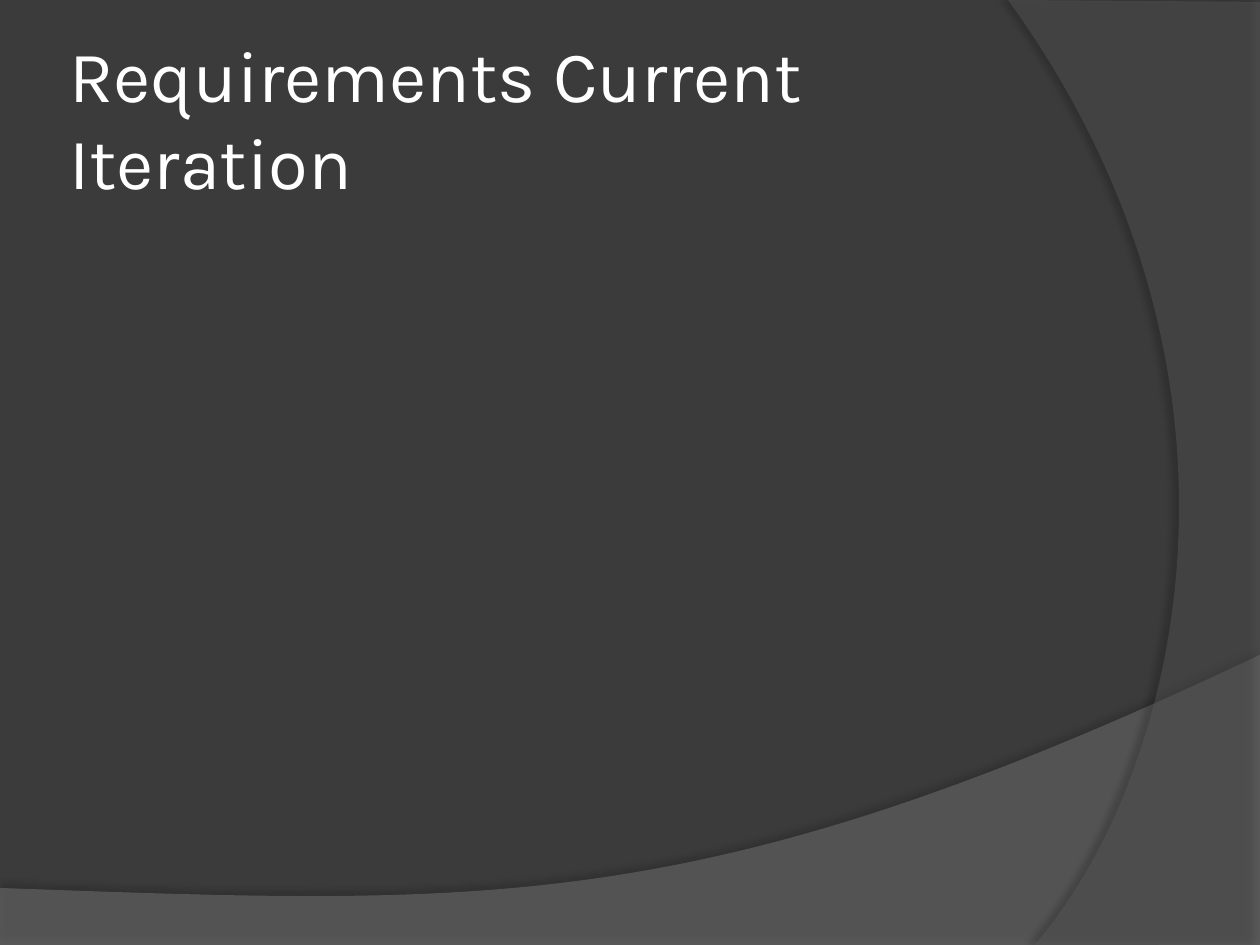
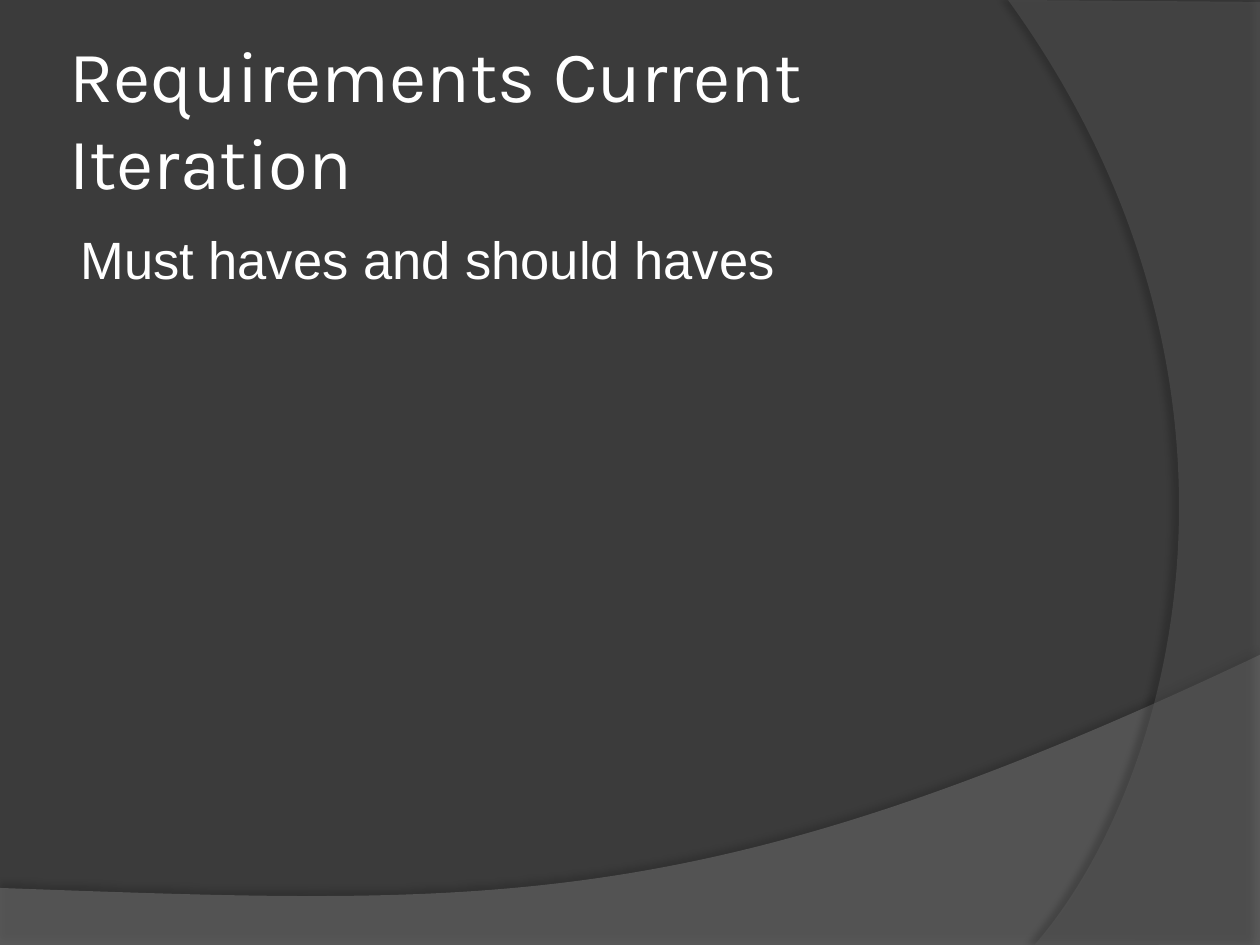
Before and after one commit to bsclayt1/CSE360-Project, a slide deck: slide 8 of Presentation/Presentation.pptx. Drawn at 1260x945 pixels with LibreOffice and Linux fonts; fonts in the diff are those of the drawing. Boxes give left, top, right and bottom in pixels: in the first picture for what was removed or moved away, otherwise in the second. Text is boxed around its words. In the diff, an @@ line names an element or a change of style, - is before the commit and + after.

```diff
--- a/Presentation/Presentation.pptx
+++ b/Presentation/Presentation.pptx
@@ text added at [80, 241, 774, 280], 30 pt, text #FFFFFF @@
+Must haves and should haves
```
Also in this commit, not shown: 5 other slides changed, 4 slides added, 2 slides removed, 3 other files.
